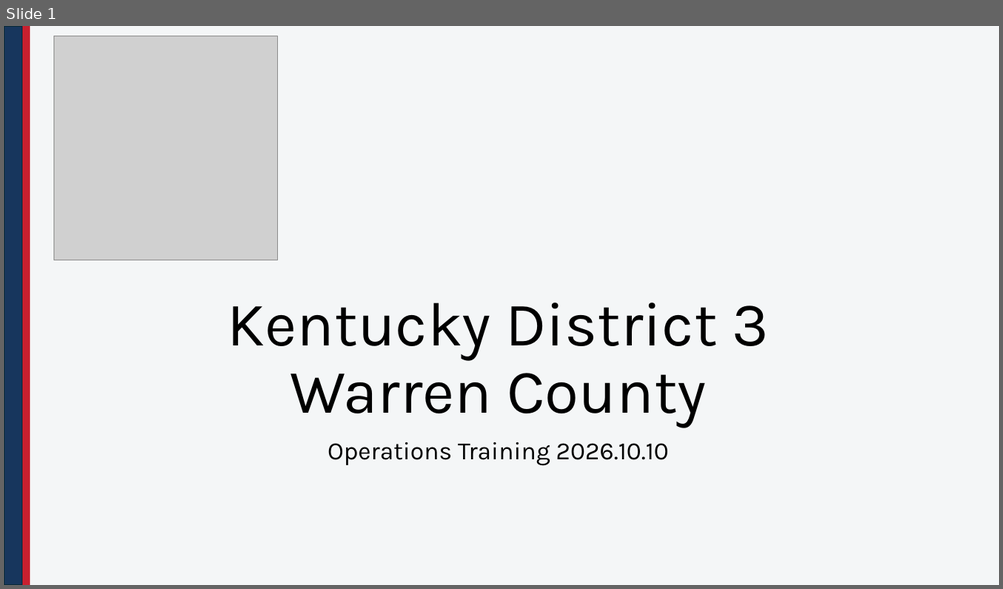
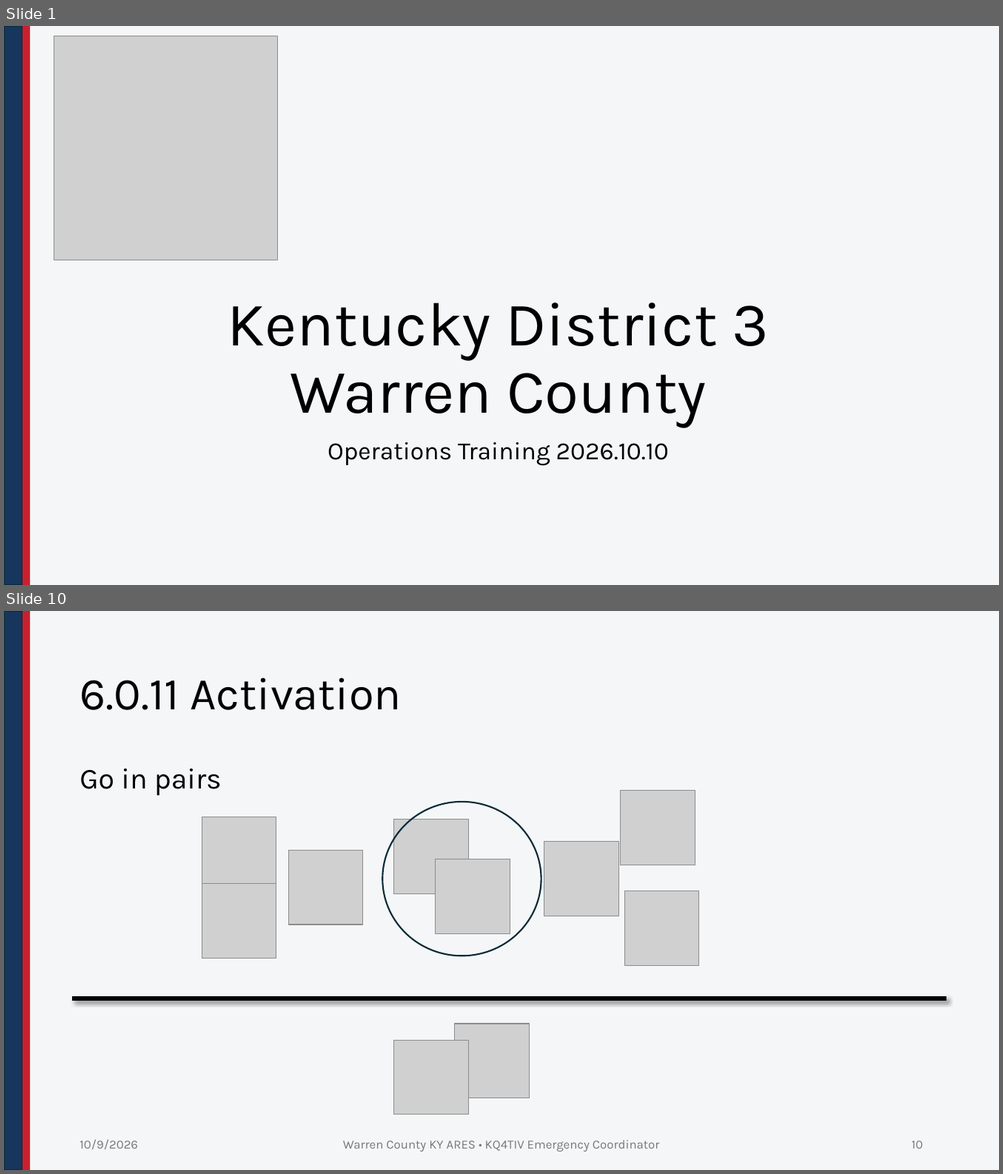
Before and after one commit to nathanielbutts/nathanielbutts.github.io, a slide deck: documents/training/Training_20261010.pptx. Shown one above the other, each under a label of ours: slide 1 before the commit, slides 1 and 10 after it; the slides between them are not shown. The pictures are 1003x589 and 1003x1174 pixels, drawn with LibreOffice and Linux fonts; fonts in the diff are those of the drawing; grey boxes stand for pictures; background and template pictures are left out. Boxes give left, top, right and bottom in pixels: in the first picture for what was removed or moved away, otherwise in the second. Text is boxed around its words. In the diff, an @@ line names an element or a change of style, - is before the commit and + after.

```diff
--- a/documents/training/Training_20261010.pptx
+++ b/documents/training/Training_20261010.pptx
@@ slide 10 added at (4,611,999,1170), background #F4F6F7; not listed: 2 template elements that a slide beside it also shows @@
@@ title added at (79,678,401,710), 44 pt, text #000000 @@
+6.0.11 Activation
@@ text added at (79,769,222,796), 28 pt, text #000000 @@
+Go in pairs
@@ ellipse added at (382,802,541,957), outline #092A39 1.5 pt @@
@@ picture added at (620,791,695,866) @@
@@ picture added at (202,817,276,891) @@
@@ picture added at (393,819,468,894) @@
@@ picture added at (288,851,363,925) @@
@@ picture added at (544,842,619,916) @@
@@ picture added at (435,860,510,934) @@
@@ picture added at (202,883,276,958) @@
@@ picture added at (624,891,699,966) @@
@@ line added from (73, 999) to (945, 999), #000000 4.5 pt @@
@@ picture added at (455,1025,529,1099) @@
@@ picture added at (393,1041,468,1116) @@
@@ text added at (79,1140,138,1150), 12 pt, text #797979 @@
+10/9/2026
@@ text added at (343,1140,660,1152), 12 pt, text #797979 @@
+Warren County KY ARES • KQ4TIV Emergency Coordinator
@@ page number added at (911,1141,922,1149), 12 pt, text #797979 @@
+10
```
Also in this commit, not shown: 1 slide changed, 10 other slides added, 2 other files.
